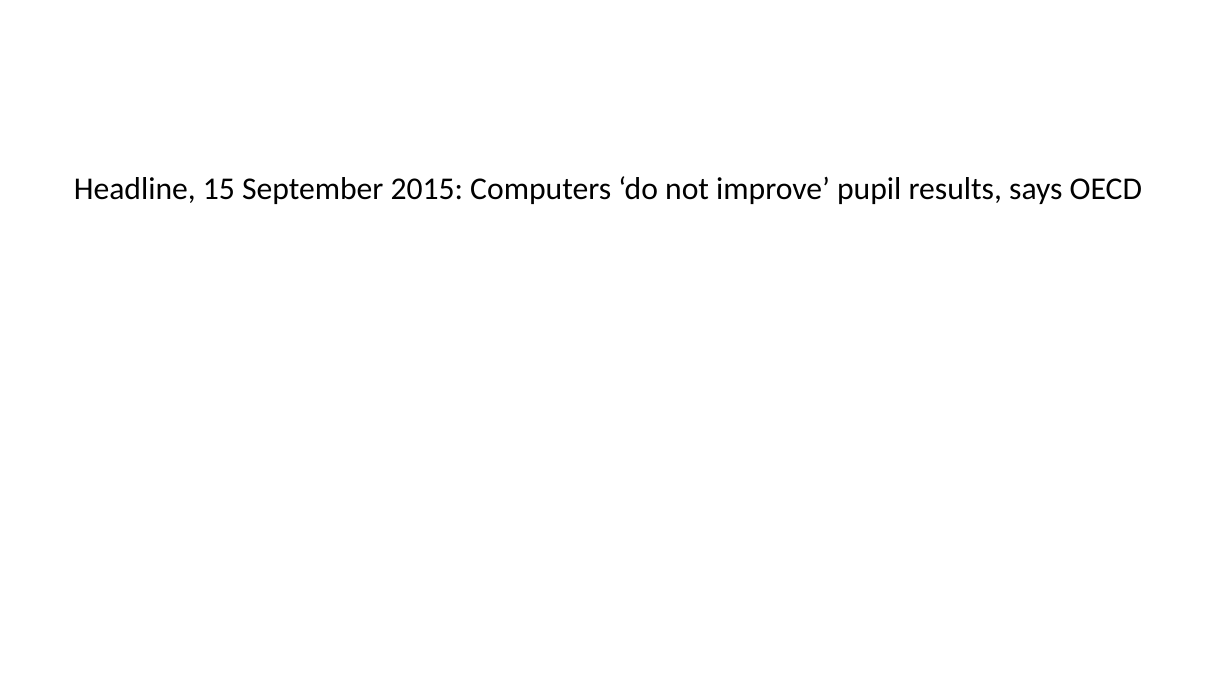
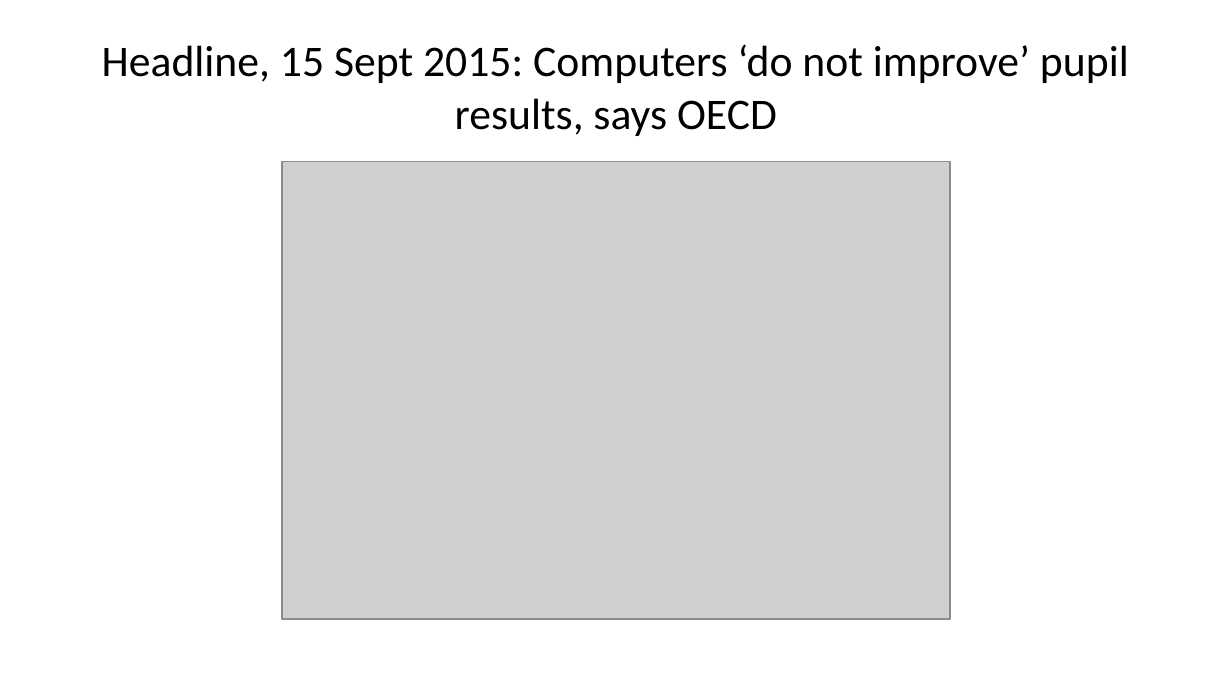
Before and after one commit to steffenerickson/edtech-evidence-lab, a slide deck: slide 12 of slides/output/edtech_slides_v1.pptx (slide 14 before the commit). Drawn at 1232x693 pixels with LibreOffice and Linux fonts; fonts in the diff are those of the drawing; grey boxes stand for pictures. Boxes give left, top, right and bottom in pixels: in the first picture for what was removed or moved away, otherwise in the second. Text is boxed around its words. In the diff, an @@ line names an element or a change of style, - is before the commit and + after.

```diff
--- a/slides/output/edtech_slides_v1.pptx
+++ b/slides/output/edtech_slides_v1.pptx
@@ title "Headline, 15 Sept 2015: Computers ..." at box(102, 44, 1129, 136): vertical alignment top to middle @@
@@ title at box(102, 44, 1129, 136): text changed; size 18.5 to 25.5 pt @@
-Headline, 15 September 2015: Computers ‘do not improve’ pupil results, says OECD
+Headline, 15 Sept 2015: Computers ‘do not improve’ pupil results, says OECD
@@ picture added at box(282, 161, 950, 618) @@
```
Also in this commit, not shown: 2 other slides changed, 1 slide added, 2 slides removed, 1 other file.
